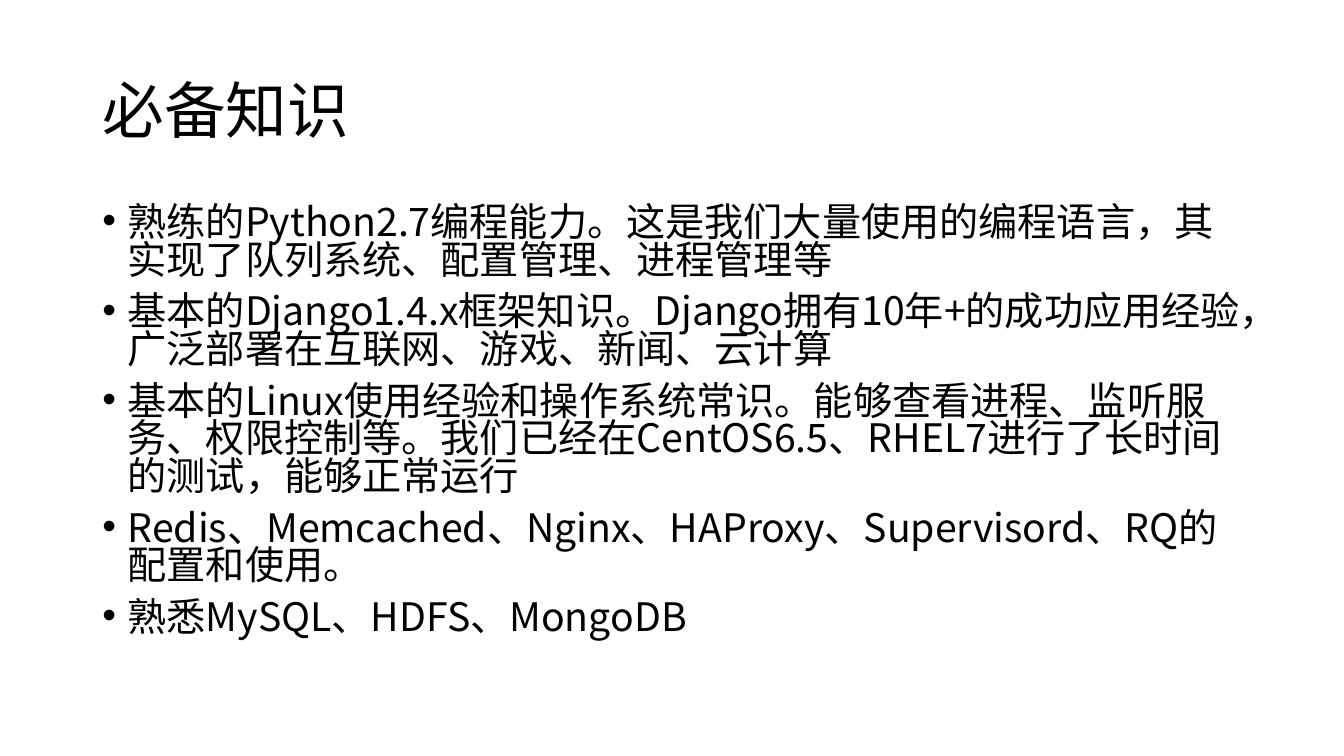
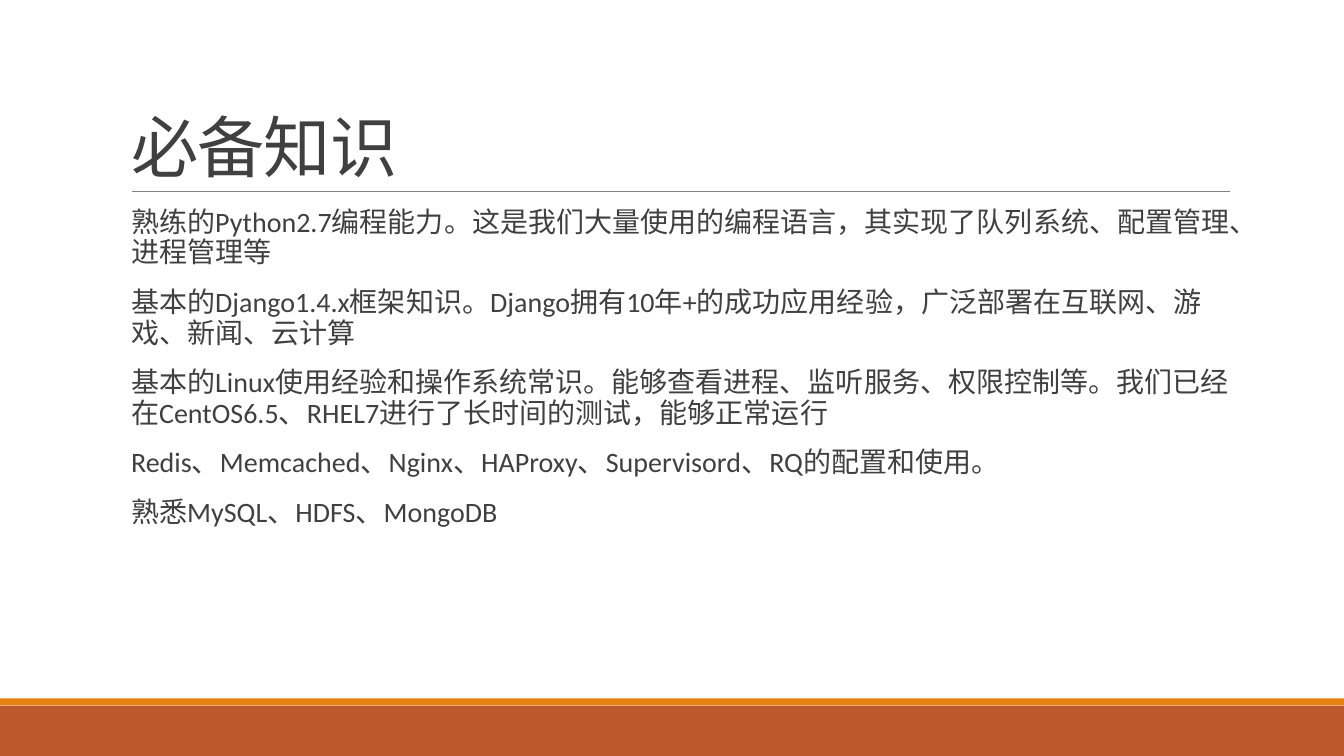
Before and after one commit to xcctbys/clawer, a slide deck: slide 4 of docs/Cloud_Clawer_Of_Princetechs.pptx. Drawn at 1344x756 pixels with LibreOffice and Linux fonts; fonts in the diff are those of the drawing. Boxes give left, top, right and bottom in pixels: in the first picture for what was removed or moved away, otherwise in the second. Text is boxed around its words. In the diff, an @@ line names an element or a change of style, - is before the commit and + after.

```diff
--- a/docs/Cloud_Clawer_Of_Princetechs.pptx
+++ b/docs/Cloud_Clawer_Of_Princetechs.pptx
@@ title "必备知识": place and size @@
-title "必备知识" at box(102, 81, 348, 138)
+title "必备知识" at box(131, 115, 398, 178)
@@ title "必备知识" at box(131, 115, 398, 178): size 44 to 48 pt, font Noto Sans CJK SC to Calibri, text colour #000000 to #404040, letter spacing 0 to -0.5 pt; line spacing 0.9 to 0.85; vertical alignment middle to bottom @@
@@ text "熟练的Python2.7编程能力。这是我们大量使用的编程语言，其实现了队列系统、配置管理、进程管理等" at box(131, 208, 1257, 527): size 28 to 20 pt, font Noto Sans CJK SC to Calibri, text colour #000000 to #404040; bullet • to  ; line spacing 0.8 to 0.9; more space between paragraphs @@
@@ line added from (132, 192) to (1231, 192), #808080 0.5 pt @@
@@ rectangle added at box(0, 706, 1344, 756), fill #BD582C @@
@@ rectangle added at box(0, 699, 1344, 706), fill #E48312 @@
```
Also in this commit, not shown: 14 other slides changed.
